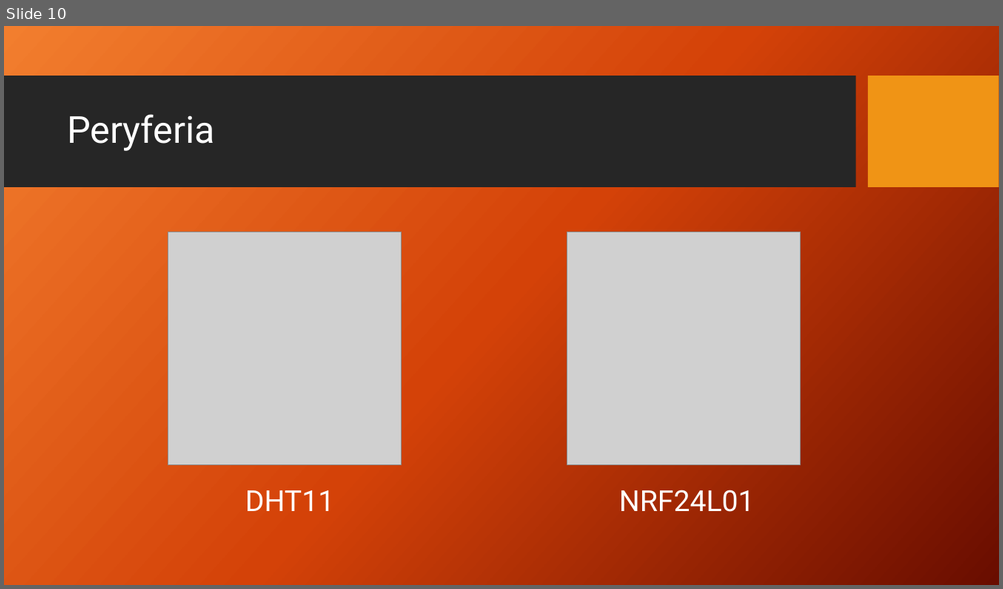
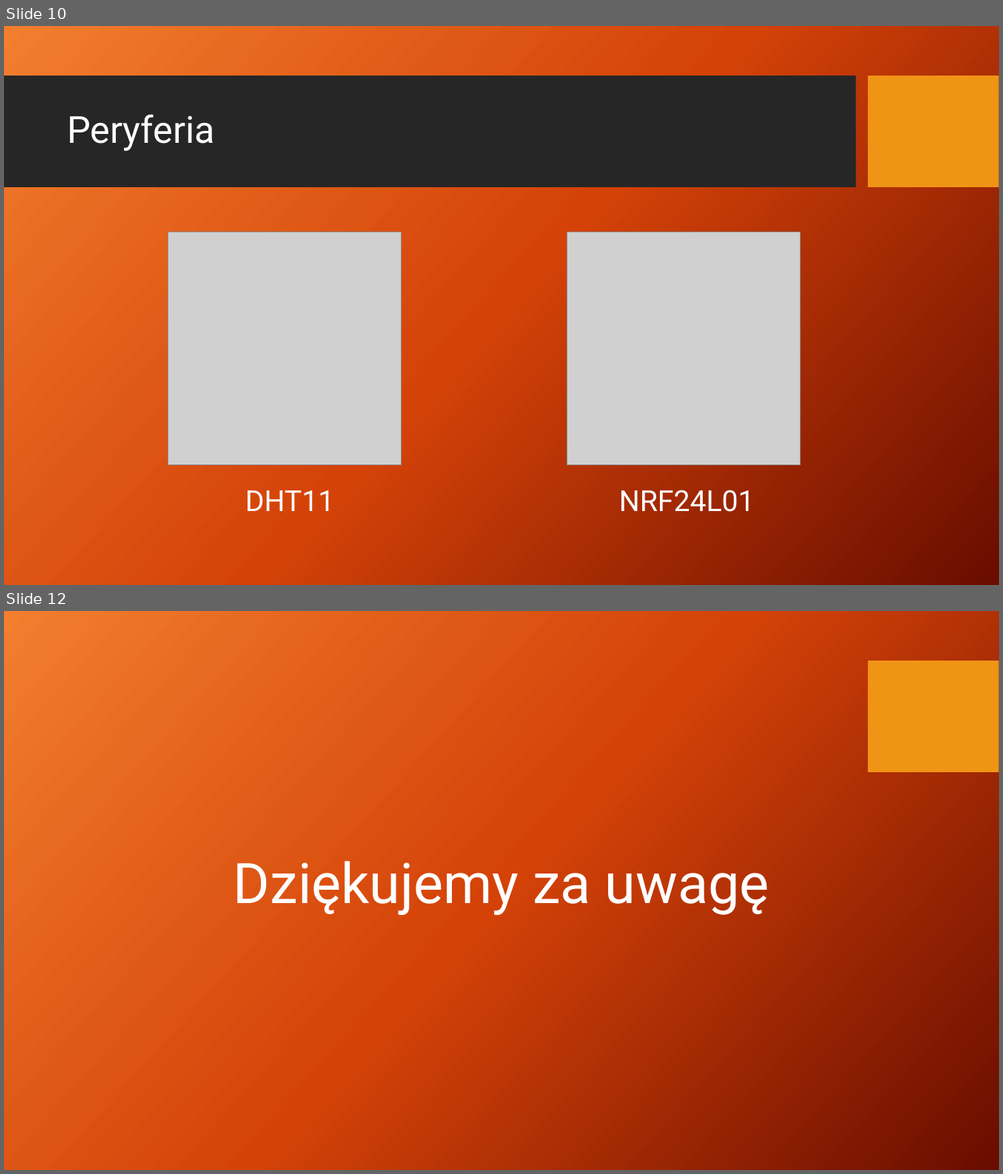
Before and after one commit to AdamStudies-PWR/ProjektZespolowyPWR, a slide deck: przentacja.pptx. Shown one above the other, each under a label of ours: slide 10 before the commit, slides 10 and 12 after it; the slides between them are not shown. The pictures are 1003x589 and 1003x1174 pixels, drawn with LibreOffice and Linux fonts; fonts in the diff are those of the drawing; grey boxes stand for pictures; background and template pictures are left out. Boxes give left, top, right and bottom in pixels: in the first picture for what was removed or moved away, otherwise in the second. Text is boxed around its words. In the diff, an @@ line names an element or a change of style, - is before the commit and + after.

```diff
--- a/przentacja.pptx
+++ b/przentacja.pptx
@@ slide 12 added at [4,611,999,1170], background picture (left out); not listed: 1 template element that a slide beside it also shows @@
@@ text added at [233,861,769,915], 54 pt, text #FFFFFF @@
+Dziękujemy za uwagę
```
Also in this commit, not shown: 1 other slide added.
